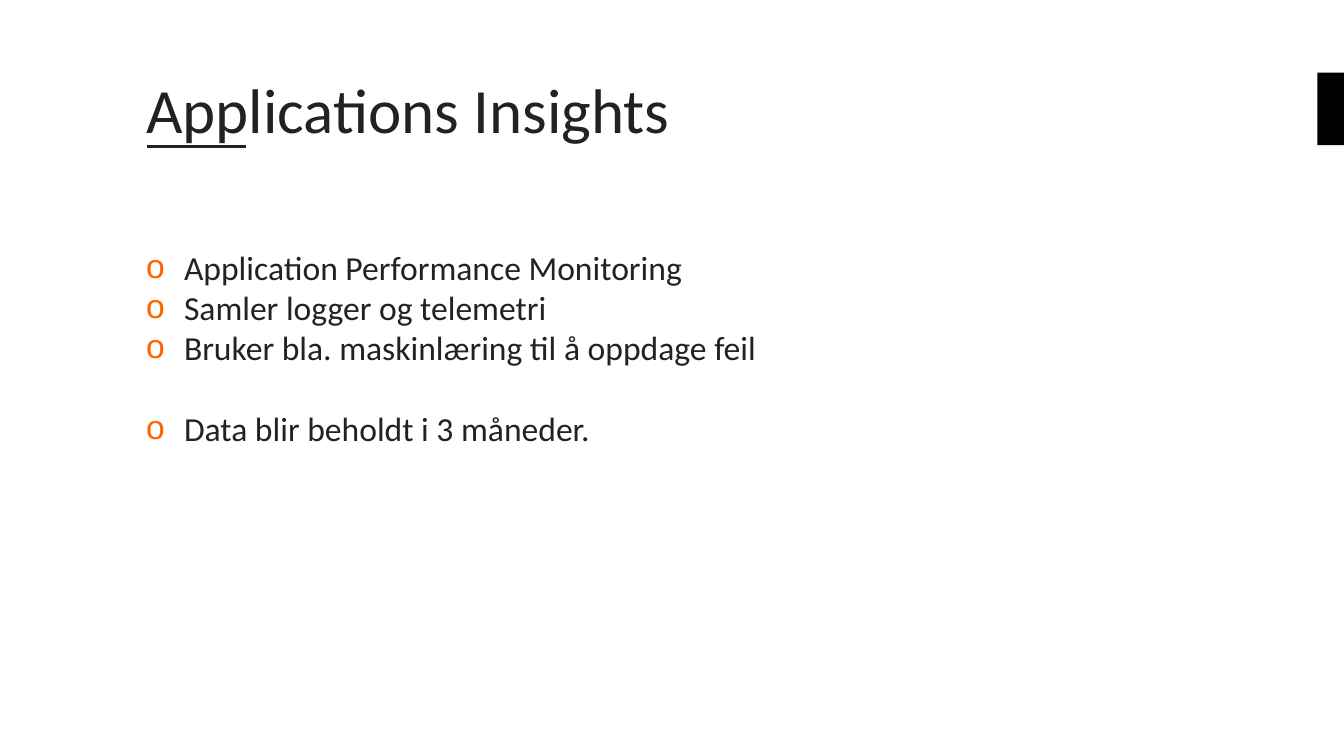
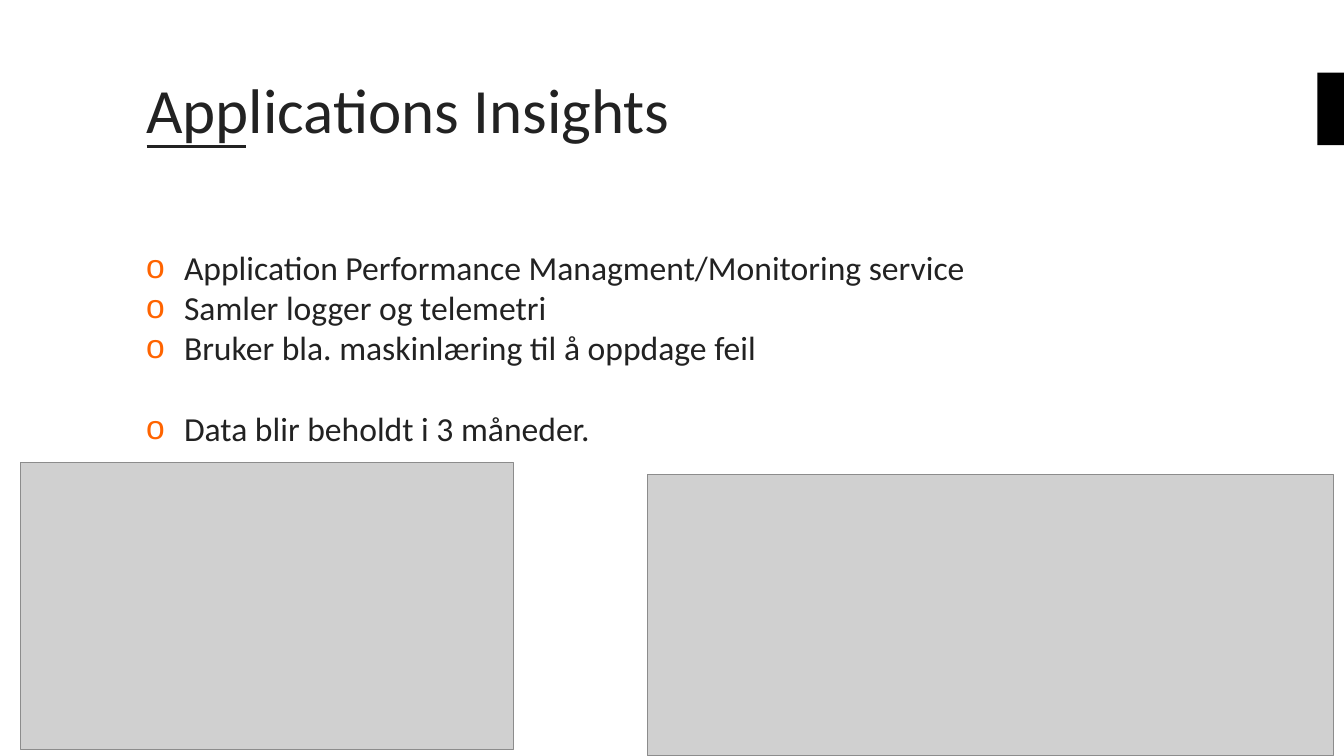
Before and after one commit to bouvet/azure-workshops, a slide deck: slide 28 of Workshop_2/Presentasjon/Azureskolen-Workshop#2.pptx (slide 26 before the commit). Drawn at 1344x756 pixels with LibreOffice and Linux fonts; fonts in the diff are those of the drawing; grey boxes stand for pictures; background and template pictures are left out. Boxes give left, top, right and bottom in pixels: in the first picture for what was removed or moved away, otherwise in the second. Text is boxed around its words. In the diff, an @@ line names an element or a change of style, - is before the commit and + after.

```diff
--- a/Workshop_2/Presentasjon/Azureskolen-Workshop#2.pptx
+++ b/Workshop_2/Presentasjon/Azureskolen-Workshop#2.pptx
@@ text at (184,256,965,286): text changed @@
-o Application Performance Monitoring
+o Application Performance Managment/Monitoring service
@@ picture added at (21,463,514,750) @@
@@ picture added at (647,475,1334,756) @@
```
Also in this commit, not shown: 10 other slides changed, 3 slides added, 1 slide removed, 2 other files.
